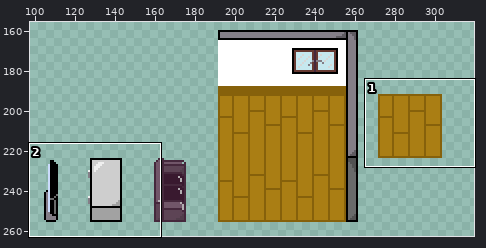
Edited in one commit: pixel-art file (TileMapSprites_Objects.aseprite). The picture above shows the old version from afar; the outline marks the close-up.
Close-up. Before the edit:
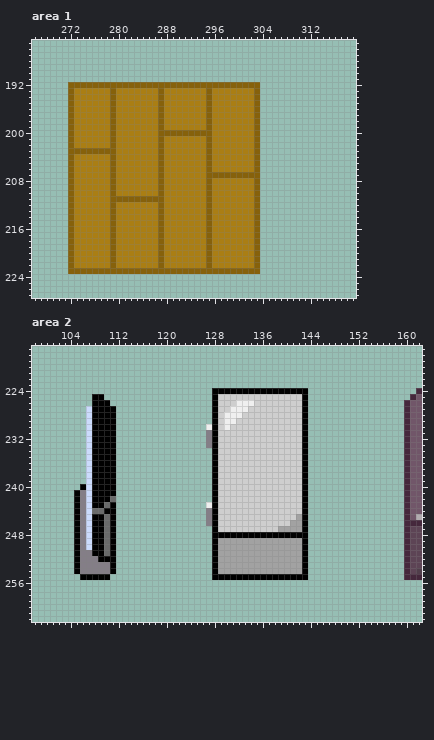
320x320 pixels, 1 frame. Shown: area 1: x 266..319, y 185..227; area 2: x 98..162, y 217..262. The wide view leaves out empty margins.
The same view after the edit:
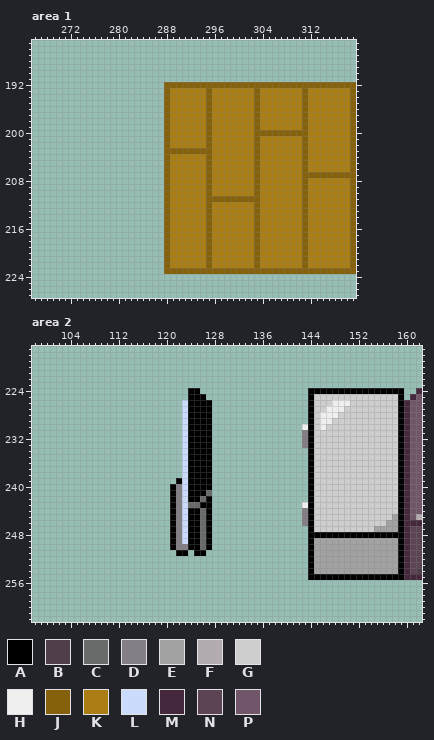
Palette (. is transparent): A #000000  B #513e4b  C #696a6a  D #847e87  E #a2a2a2  F #b2acb0  G #cecece  H #efefef  J #86610b  K #aa7e14  L #cbdbfc  M #45283c  N #5d4455  P #715669
Change:
Changed rows in their new state; - is an unchanged pixel.
Area 1:
first column x 272:
192 ................----------------JJJJJJJJJJJJJJJJ
193 ................J---------------KKKKKKKJKKKKKKKJ
194 ................J---------------KKKKKKKJKKKKKKKJ
195 ................J---------------KKKKKKKJKKKKKKKJ
196 ................J---------------KKKKKKKJKKKKKKKJ
197 ................J---------------KKKKKKKJKKKKKKKJ
198 ................J---------------KKKKKKKJKKKKKKKJ
199 ................J---------------KKKKKKKJKKKKKKKJ
200 ................-KKKKKK---------JJJJJJJJKKKKKKKJ
201 ................J---------------KKKKKKKJKKKKKKKJ
202 ................J---------------KKKKKKKJKKKKKKKJ
203 ................JJJJJJJ---------KKKKKKKJKKKKKKKJ
204 ................J---------------KKKKKKKJKKKKKKKJ
205 ................J---------------KKKKKKKJKKKKKKKJ
206 ................J---------------KKKKKKKJKKKKKKKJ
207 ................J-------KKKKKKK-KKKKKKKJJJJJJJJJ
208 ................J---------------KKKKKKKJKKKKKKKJ
209 ................J---------------KKKKKKKJKKKKKKKJ
210 ................J---------------KKKKKKKJKKKKKKKJ
211 ................J-------JJJJJJJ-KKKKKKKJKKKKKKKJ
212 ................J---------------KKKKKKKJKKKKKKKJ
213 ................J---------------KKKKKKKJKKKKKKKJ
214 ................J---------------KKKKKKKJKKKKKKKJ
215 ................J---------------KKKKKKKJKKKKKKKJ
216 ................J---------------KKKKKKKJKKKKKKKJ
217 ................J---------------KKKKKKKJKKKKKKKJ
218 ................J---------------KKKKKKKJKKKKKKKJ
219 ................J---------------KKKKKKKJKKKKKKKJ
220 ................J---------------KKKKKKKJKKKKKKKJ
221 ................J---------------KKKKKKKJKKKKKKKJ
222 ................J---------------KKKKKKKJKKKKKKKJ
223 ................----------------JJJJJJJJJJJJJJJJ
Area 2:
first column x 105:
224 -------------------AA--................AAAAAAAAAAAAAAAA
225 ---..--------------AAA-................AGGGGGGGGGGGGGGA
226 ---...------------LAAAA................AGGGHHHGGGGGGGGA
227 --.....-----------LAAAA................AGGHHHGGGGGGGGGA
228 --.....-----------LAAAA................AGHHHGGGGGGGGGGA
229 --.....-----------LAAAA................AGHHGGGGGGGGGGGA
230 --.....-----------LAAAA...............HAGHGGGGGGGGGGGGA
231 --.....-----------LAAAA...............DAGGGGGGGGGGGGGGA
232 --.....-----------LAAAA...............DAGGGGGGGGGGGGGGA
233 --.....-----------LAAAA...............DAGGGGGGGGGGGGGGA
234 --.....-----------LAAAA................AGGGGGGGGGGGGGGA
235 --.....-----------LAAAA................AGGGGGGGGGGGGGGA
236 --.....-----------LAAAA................AGGGGGGGGGGGGGGA
237 --.....-----------LAAAA................AGGGGGGGGGGGGGGA
238 --.....-----------LAAAA................AGGGGGGGGGGGGGGA
239 --.....----------ALAAAA................AGGGGGGGGGGGGGGA
240 -......---------ADLAAAA................AGGGGGGGGGGGGGGA
241 .......---------ADLAAAC................AGGGGGGGGGGGGGGA
242 .......---------ADLAACA................AGGGGGGGGGGGGGGA
243 .......---------ADLCCAA...............HAGGGGGGGGGGGGGGA
244 .......---------ADLAACA...............DAGGGGGGGGGGGGGGA
245 .......---------ADLAACA...............DAGGGGGGGGGGGGGEA
246 .......---------ADLAACA...............DAGGGGGGGGGGGGEEA
247 .......---------ADLAACA................AGGGGGGGGGGEEEEA
248 .......---------ADLAACA................AAAAAAAAAAAAAAAA
249 .......---------ADLAACA................AEEEEEEEEEEEEEEA
250 .......---------ADDAACA................AEEEEEEEEEEEEEEA
251 .......----------AA-AA-................AEEEEEEEEEEEEEEA
252 .......----------------................AEEEEEEEEEEEEEEA
253 .......----------------................AEEEEEEEEEEEEEEA
254 .......----------------................AEEEEEEEEEEEEEEA
255 -.....-----------------................AAAAAAAAAAAAAAAA
Pixel boxes of the changes (left, top, right, bottom) in both close-ups:
changed: (68, 82, 356, 274)
changed: (170, 388, 404, 580)
erased: (74, 394, 116, 580)
